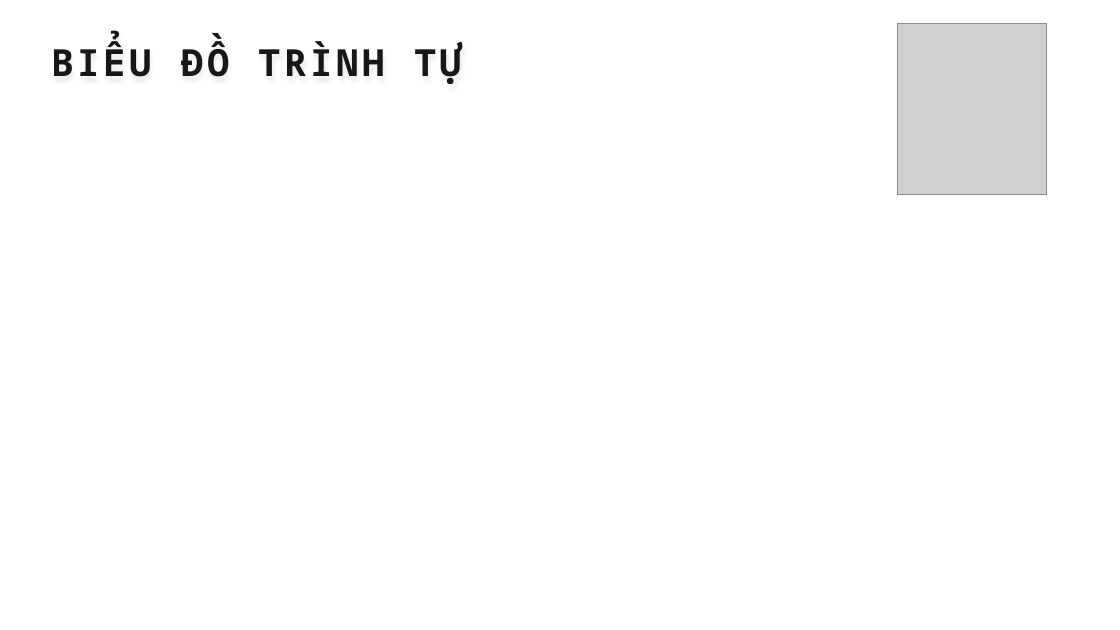
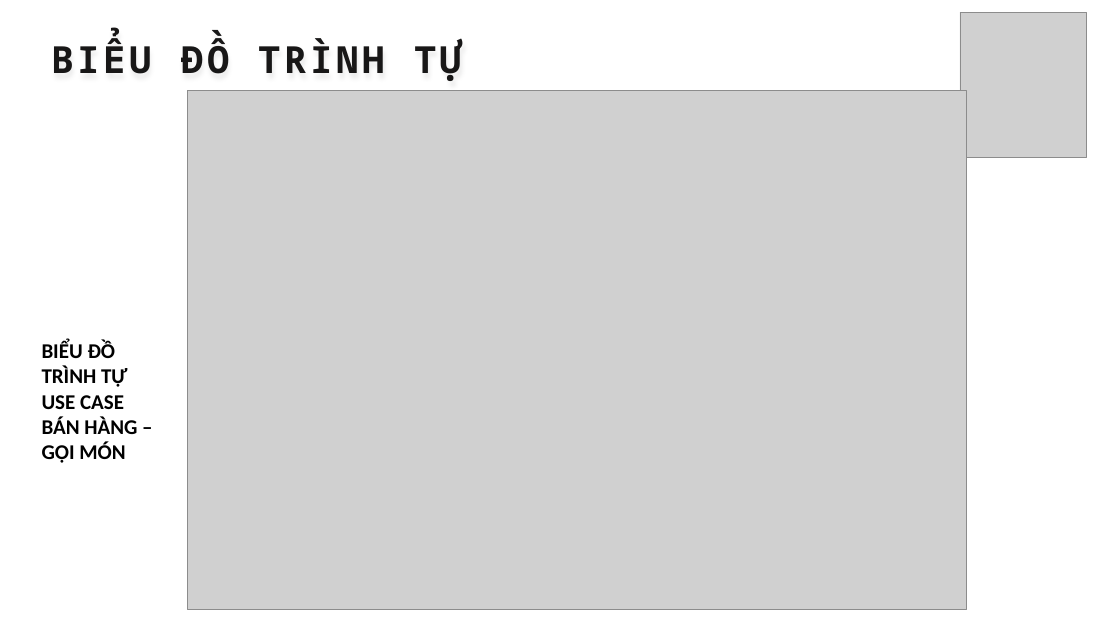
Before and after one commit to thanhhff/Cafe-Manager, a slide deck: slide 10 of report/FinalReport.pptx. Drawn at 1120x630 pixels with LibreOffice and Linux fonts; fonts in the diff are those of the drawing; grey boxes stand for pictures. Boxes give left, top, right and bottom in pixels: in the first picture for what was removed or moved away, otherwise in the second. Text is boxed around its words. In the diff, an @@ line names an element or a change of style, - is before the commit and + after.

```diff
--- a/report/FinalReport.pptx
+++ b/report/FinalReport.pptx
@@ picture resized from (x1=897, y1=24, x2=1047, y2=194) to (x1=960, y1=13, x2=1087, y2=158) @@
@@ picture added at (x1=187, y1=91, x2=966, y2=610) @@
@@ text added at (x1=42, y1=341, x2=137, y2=463), 18 pt, text #000000, bold @@
+BIỂU ĐỒ TRÌNH TỰ
+USE CASE BÁN HÀNG – GỌI MÓN
```
Also in this commit, not shown: 10 other slides changed, 1 slide added.
